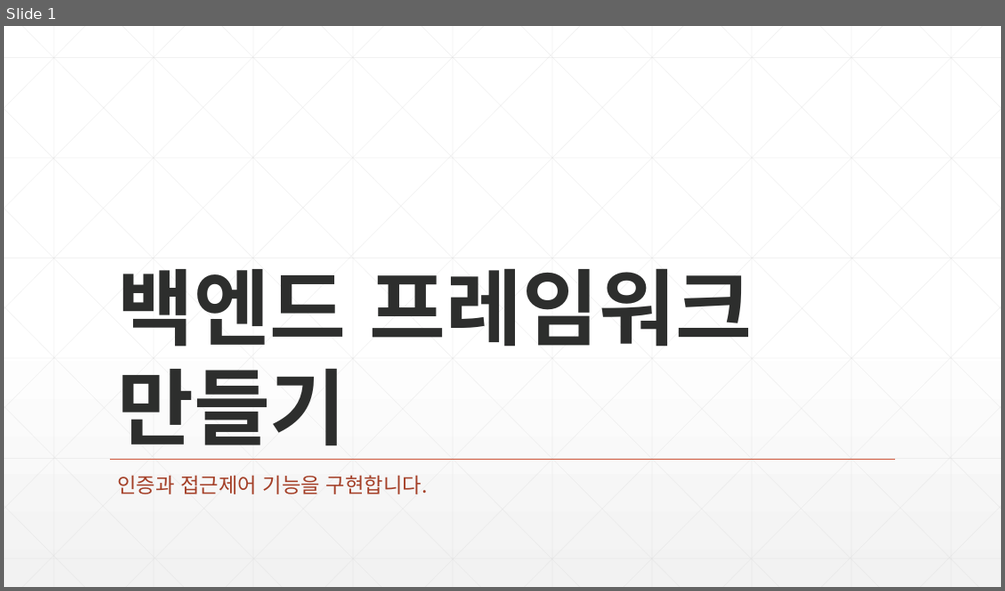
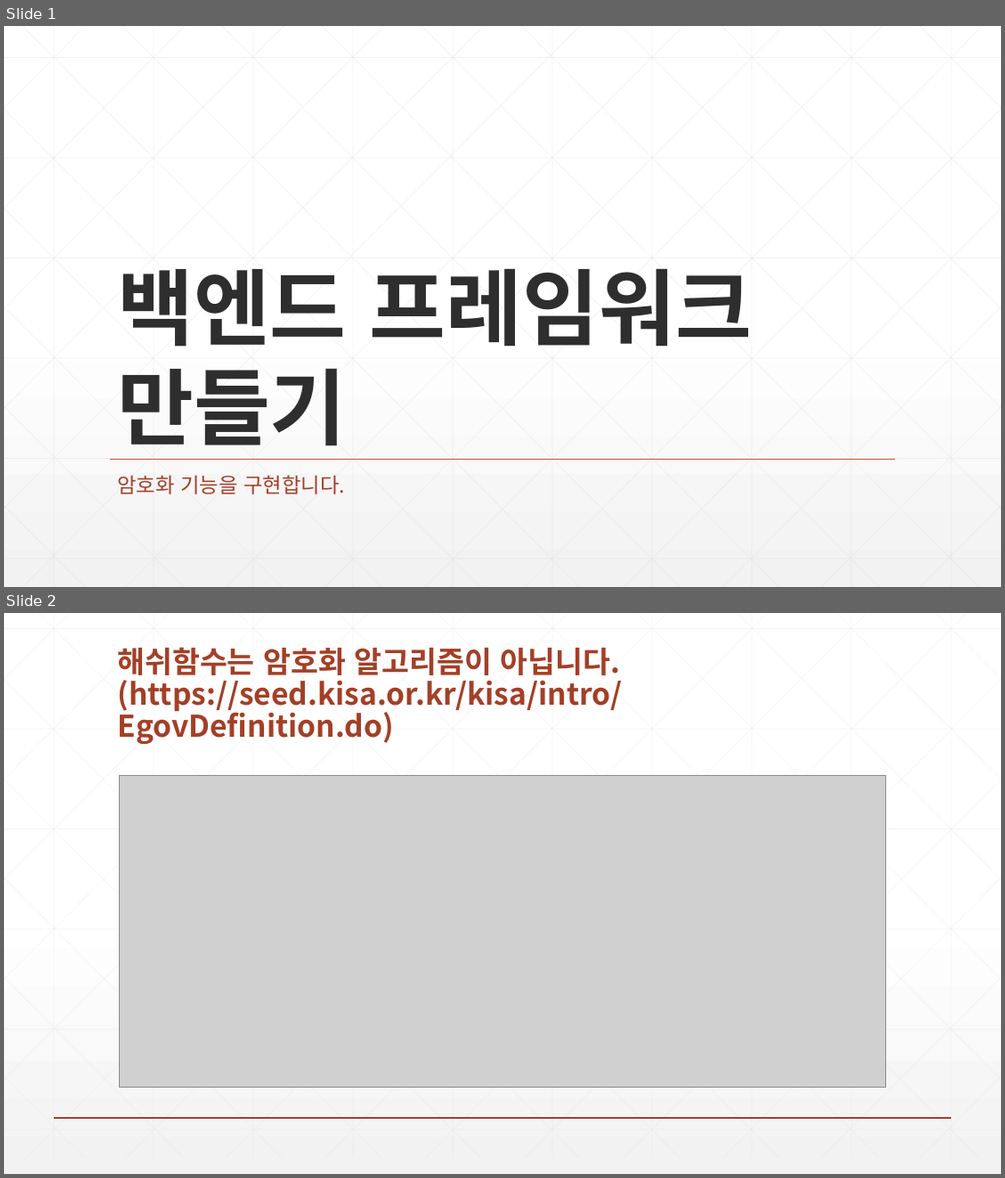
Before and after one commit to zeroshift01/code5, a slide deck: inflearn06/doc/교재.pptx. Shown one above the other, each under a label of ours: slide 1 before the commit, slides 1 and 2 after it. The pictures are 1005x591 and 1005x1178 pixels, drawn with LibreOffice and Linux fonts; fonts in the diff are those of the drawing; grey boxes stand for pictures. Boxes give left, top, right and bottom in pixels: in the first picture for what was removed or moved away, otherwise in the second. Text is boxed around its words. In the diff, an @@ line names an element or a change of style, - is before the commit and + after.

```diff
--- a/inflearn06/doc/교재.pptx
+++ b/inflearn06/doc/교재.pptx
@@ slide 2 added at [4,613,1001,1174], background gradient #FFFFFF to #F2F2F2 @@
@@ title added at [117,647,623,744], 28.8 pt, text #A43F27, bold @@
+해쉬함수는 암호화 알고리즘이 아닙니다.
+(https://seed.kisa.or.kr/kisa/intro/EgovDefinition.do)
@@ picture added at [119,775,886,1087] @@
@@ group added at [4,613,1001,1159]: 46 lines @@
@@ line added from (54, 1118) to (952, 1118), #A43F27 1 pt @@
@@ slide 1 changed as well @@
@@ subtitle at [117,475,345,494]: text changed @@
-인증과 접근제어 기능을 구현합니다.
+암호화 기능을 구현합니다.
```
Also in this commit, not shown: 5 other slides added, 5 slides removed.
